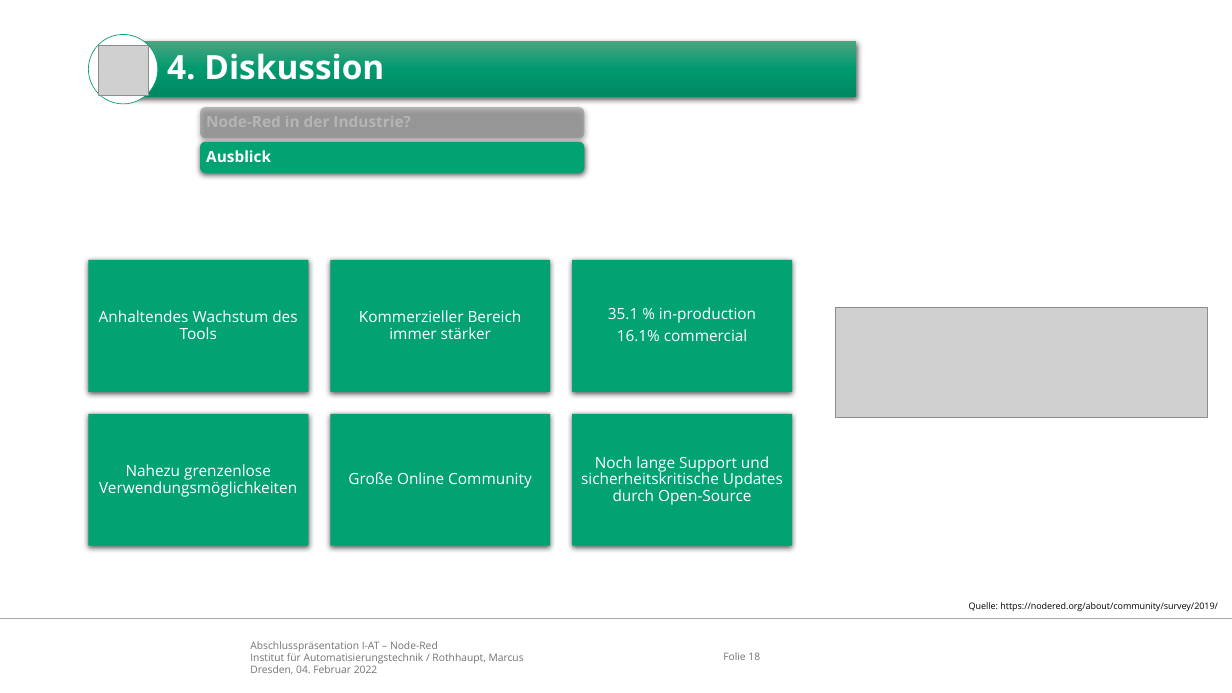
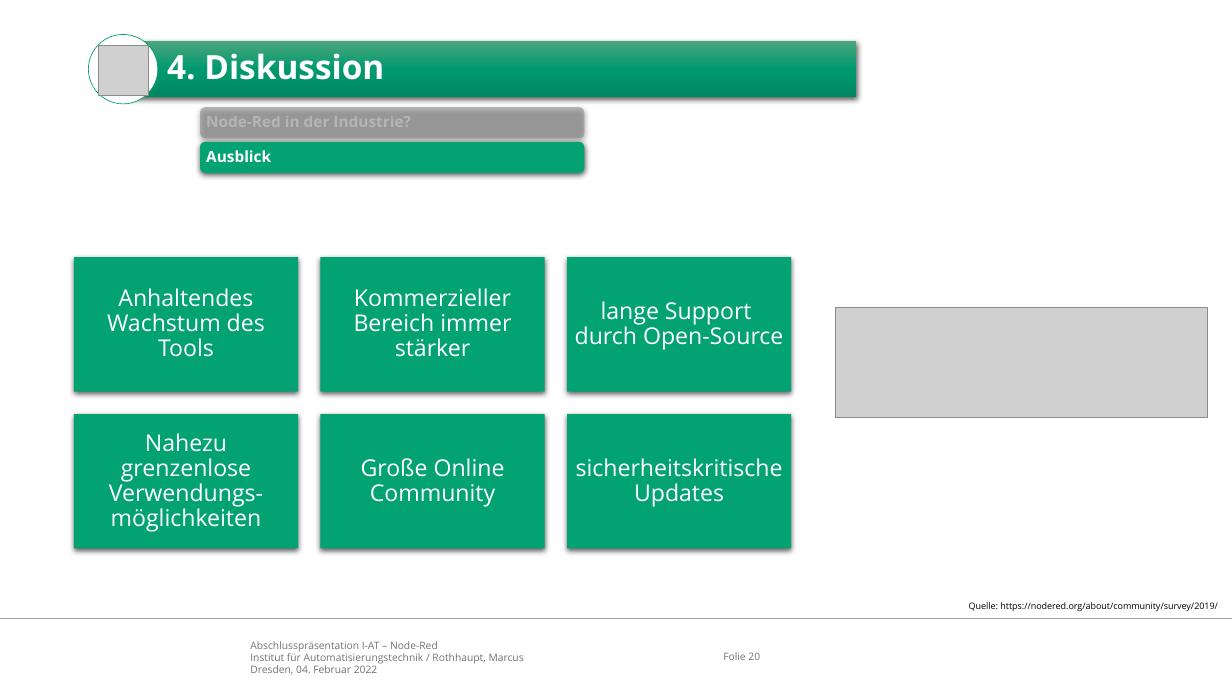
Before and after one commit to appist-dev/agteletud-node-red, a slide deck: slide 20 of docs/presentation/Abschlusspräsentation Node-Red.pptx (slide 18 before the commit). Drawn at 1232x693 pixels with LibreOffice and Linux fonts; fonts in the diff are those of the drawing; grey boxes stand for pictures; background and template pictures are left out. Boxes give left, top, right and bottom in pixels: in the first picture for what was removed or moved away, otherwise in the second. Text is boxed around its words. In the diff, an @@ line names an element or a change of style, - is before the commit and + after.

```diff
--- a/docs/presentation/Abschlusspräsentation Node-Red.pptx
+++ b/docs/presentation/Abschlusspräsentation Node-Red.pptx
@@ size 12 to 18 pt; more space between paragraphs in 3 elements at [354,288,511,357], [361,458,505,507], [107,288,265,357] @@
@@ text "Anhaltendes Wachstum des Tools": place and size @@
-text "Anhaltendes Wachstum des Tools" at [99,310,297,339]
+text "Anhaltendes Wachstum des Tools" at [107,288,265,357]
@@ rectangle: place and size @@
-rectangle at [89,260,309,392]
+rectangle at [74,257,299,392]
@@ text "Kommerzieller Bereich immer stärker": place and size @@
-text "Kommerzieller Bereich immer stärker" at [359,310,522,339]
+text "Kommerzieller Bereich immer stärker" at [354,288,511,357]
@@ rectangle: place and size @@
-rectangle at [330,260,550,392]
+rectangle at [321,257,545,392]
@@ rectangle: place and size @@
-rectangle at [572,260,792,392]
+rectangle at [567,257,792,392]
@@ text at [575,301,783,350]: text changed; size 12 to 18 pt @@
-35.1 % in-production
-16.1% commercial
+lange Support durch Open-Source
@@ rectangle: place and size @@
-rectangle at [89,414,309,546]
+rectangle at [74,414,299,549]
@@ text "Große Online Community": place and size @@
-text "Große Online Community" at [348,472,531,488]
+text "Große Online Community" at [361,458,505,507]
@@ rectangle: place and size @@
-rectangle at [330,414,550,546]
+rectangle at [321,414,545,549]
@@ rectangle: place and size @@
-rectangle at [572,414,792,546]
+rectangle at [567,414,792,549]
@@ text at [109,433,263,532]: text changed; size 12 to 18 pt @@
-Nahezu grenzenlose Verwendungsmöglichkeiten
+Nahezu grenzenlose Verwendungs-möglichkeiten
@@ text at [576,458,783,507]: text changed; size 12 to 18 pt @@
-Noch lange Support und sicherheitskritische Updates durch Open-Source
+sicherheitskritische Updates
@@ page number at [723,652,760,660]: text changed @@
-Folie 18
+Folie 20
```
Also in this commit, not shown: 16 other slides changed, 4 slides added, 1 slide removed, 1 other file.
